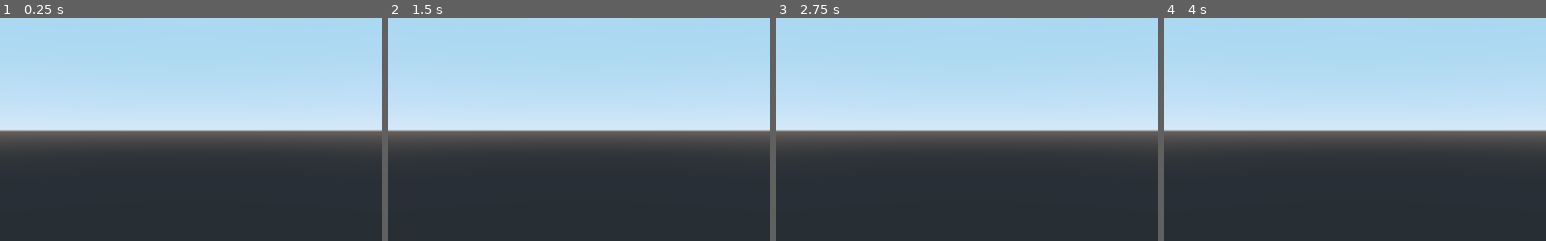
Above: before the commit, frames 1-4 (left to right).
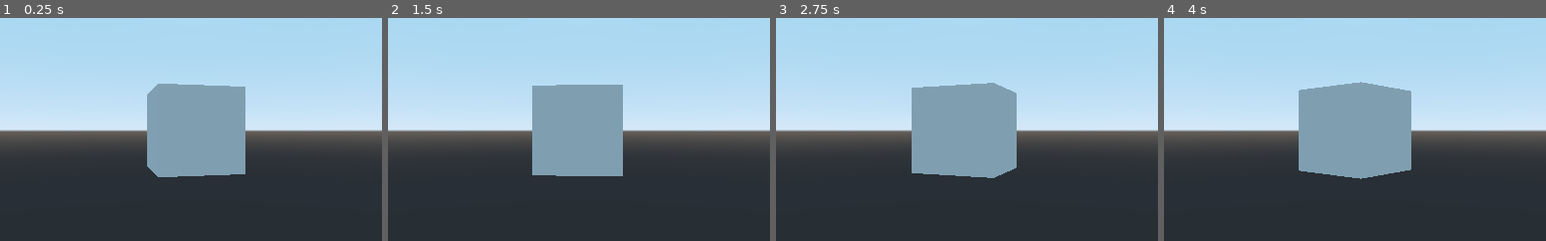
Above: after the commit, the same moments.

Repository: UTheCat/jumpvalley
Game: Godot game, scene res://Workspace.tscn
Same seed, same stepped clock (60 frames per second), same inputs: the game is played once before the commit and once after it.
Inputs:
- Up to frame 1 (0.25 s): no input
- Up to frame 2 (1.5 s): no input
- Up to frame 3 (2.75 s): no input
- Up to frame 4 (4 s): tap Enter at 2.75 s
The pictures show only the part of the screen within x 25-75%, y 25-75%; the shares and areas given below are measured in that part.

The runs differ from the first frame. In frame 1, 10% of the frame differs, in the area x 38-65%, y 29-72%; in frame 2, 9.7%; in frame 3, 11%; in frame 4, 12%, in the area x 35-65%, y 28-73%.

Commit message:
added spinning box

Diff:
--- a/Workspace.tscn
+++ b/Workspace.tscn
@@ -6,3 +6,11 @@
 script = ExtResource( 1 )
 
 [node name="Camera" type="Camera" parent="."]
+
+[node name="Map" type="Node" parent="."]
+
+[node name="CSGBox" type="CSGBox" parent="Map"]
+transform = Transform( 1, 0, 0, 0, 1, 0, 0, 0, 1, 0, 0, -4 )
+width = 1.0
+height = 1.0
+depth = 1.0
--- a/project.godot
+++ b/project.godot
@@ -7,6 +7,16 @@
 ;   param=value ; assign values to parameters
 
 config_version=4
+
+_global_script_classes=[ {
+"base": "Reference",
+"class": "BoxSpinner",
+"language": "GDScript",
+"path": "res://src/main/box_spinner.gd"
+} ]
+_global_script_class_icons={
+"BoxSpinner": ""
+}
 
 [application]
 
--- a/src/main/app.gd
+++ b/src/main/app.gd
@@ -7,7 +7,8 @@
 
 var main_gui = Control.new()
 var fps_counter = Label.new()
-
+onready var box_spinner = BoxSpinner.new(self.get_node("Map/CSGBox"), 1.0)
+onready var camera: Camera = self.get_node("Camera")
 
 # Called when the node enters the scene tree for the first time.
 func _ready():
@@ -21,3 +22,4 @@
 # Called every frame. 'delta' is the elapsed time since the previous frame.
 func _process(delta):
 	fps_counter.text = "FPS: " + str(1 / delta)
+	box_spinner.rotate_in_frame(delta)
--- /dev/null
+++ b/src/main/box_spinner.gd
@@ -0,0 +1,16 @@
+## spins a box around
+class_name BoxSpinner
+
+onready var _box: CSGBox
+onready var _radiansPerSecond: float
+
+func _init(box: CSGBox, radiansPerSecond: float):
+	_box = box
+	_radiansPerSecond = radiansPerSecond
+
+func _process(_delta: float):
+	pass
+
+func rotate_in_frame(delta: float):
+	if (_box != null && _radiansPerSecond != null):
+		_box.rotate_y(_radiansPerSecond * delta)
Not shown, added: notes.txt
